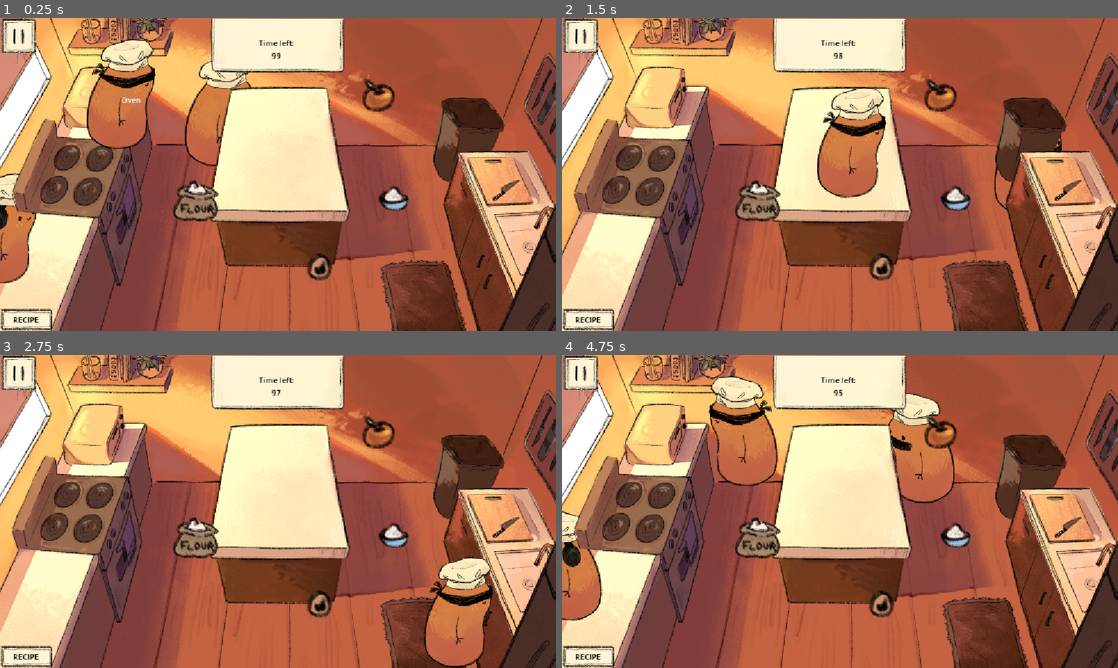
Above: before the commit, frames 1-4 (two rows, left to right).
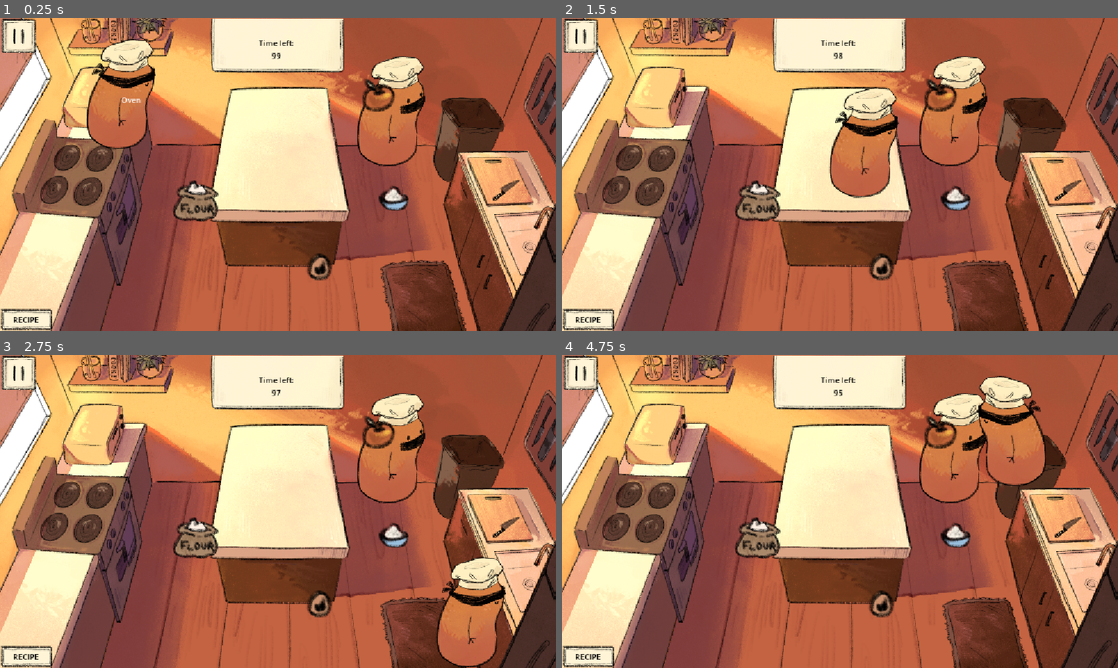
Above: after the commit, the same moments.

Repository: tszyana/SenselessChefs
Game: Godot game, scene res://scenes/kitchen.tscn
Two runs of this game, one before a commit and one after it. Both use one fixed random seed, a clock stepped at 60 frames per second and the inputs below. This scene is started directly instead of the project's main scene. The engine's default icon, where the game draws it, is replaced by a stand-in: a white triangle on a blue panel in a dark square.
Inputs:
- Up to frame 1 (0.25 s): no input
- Up to frame 2 (1.5 s): hold D (right) 0.53-1.28 s; tap 6 (happy) at 0.6 s; hold S (down) from 1.28 s (still down); tap E (interact) at 1.35 s
- Up to frame 3 (2.75 s): release S (down) at 2.03 s; hold D (right) from 2.03 s (still down); tap 7 (mad) at 2.1 s
- Up to frame 4 (4.75 s): release D (right) at 2.78 s; hold W (up) 2.78-3.53 s; tap 1 (num1) at 2.85 s; hold A (left) from 3.53 s (still down); tap 2 (num2) at 3.6 s; tap 3 (num3) at 4.35 s

The runs differ from the first frame. In frame 1, 5.3% of the frame differs, in the area x 0-77%, y 12-85%; in frame 2, 4.5%; in frame 3, 4.5%; in frame 4, 11%, in the area x 0-87%, y 6-85%.
Error in both runs: Out of bounds get index '1' (on base: 'Dictionary') (res://scripts/game_state.gd:49)

Commit message:
attempting to multiplayer auth

Diff:
--- a/scenes/kitchen.tscn
+++ b/scenes/kitchen.tscn
@@ -78,14 +78,6 @@
 scale = Vector2(0.6, 0.6)
 texture = ExtResource("4_bs8bs")
 
-[node name="Players#MutePlayer" parent="." unique_id=102776357 instance=ExtResource("1_01sk3")]
-unique_name_in_owner = true
-position = Vector2(811, 193)
-
-[node name="Players#DeafPlayer" parent="." unique_id=1982512972 instance=ExtResource("2_jtesv")]
-unique_name_in_owner = true
-position = Vector2(363, 436)
-
 [node name="TimerBox" type="TextureRect" parent="." unique_id=316662884]
 offset_left = 434.0
 offset_top = 3.0
@@ -403,7 +395,6 @@
 [node name="Players" type="Node2D" parent="." unique_id=1408460873]
 
 [node name="MutePlayer" parent="Players" unique_id=1737388892 instance=ExtResource("1_01sk3")]
-visible = false
 position = Vector2(811, 193)
 
 [node name="DeafPlayer" parent="Players" unique_id=2124090561 instance=ExtResource("2_jtesv")]
--- a/scripts/game_state.gd
+++ b/scripts/game_state.gd
@@ -54,8 +54,12 @@
 
 	elif myRole == Role.DEAF:
 		sprite = deaf
+		VoiceChat.sound_enabled = false
+
 		print("im deaf")
 
 	elif myRole == Role.MUTE:
 		sprite = mute
+		VoiceChat.mic_enabled = false
+
 		print("im mute")
--- a/scripts/kitchen.gd
+++ b/scripts/kitchen.gd
@@ -16,6 +16,21 @@
 		deaf,
 		mute
 	)
+
+	for player_id in GameState.player_order:
+		var role = GameState.player_states[player_id]["role"]
+
+		match role:
+			GameState.Role.BLIND:
+				blind.set_multiplayer_authority(player_id)
+
+			GameState.Role.DEAF:
+				deaf.set_multiplayer_authority(player_id)
+
+			GameState.Role.MUTE:
+				mute.set_multiplayer_authority(player_id)
+
+	mute.set_multiplayer_authority(3)
 
 # Called every frame. 'delta' is the elapsed time since the previous frame.
 func _process(_delta) -> void:
--- a/scripts/lobby.gd
+++ b/scripts/lobby.gd
@@ -103,9 +103,9 @@
 		print("Waiting for everyone to ready...")
 		return
 
-	if GameState.player_order.size() != 3:
-		print("3 Players needed")
-		return
+	#if GameState.player_order.size() != 3:
+		#print("3 Players needed")
+		#return
 
 	start_game.rpc()
 
--- a/scripts/player_blind.gd
+++ b/scripts/player_blind.gd
@@ -8,8 +8,11 @@
 var state = State.MOVE
 var carrying_item: bool = false
 var held_item: Pickable = null
+var user_id : int
 
 func _physics_process(delta: float) -> void:
+	if not is_multiplayer_authority():
+		return
 	process_movement()
 	update_action_sprite()
 	pickup_object()
@@ -82,4 +85,4 @@
 
 func _ready():
 	#$RecipeButton.hide()
-	pass
+	print("auth user id: ", get_multiplayer_authority())
--- a/scripts/player_deaf.gd
+++ b/scripts/player_deaf.gd
@@ -3,10 +3,11 @@
 
 func _ready():
 	# $RecipeButton.hide()
-	VoiceChat.sound_enabled = false
-	pass
+	print("auth user id: ", get_multiplayer_authority())
 
 
 func _physics_process(delta: float) -> void:
+	if not is_multiplayer_authority():
+		return
 	process_movement()
 	move_and_slide()
--- a/scripts/player_mute.gd
+++ b/scripts/player_mute.gd
@@ -5,11 +5,12 @@
 var state = State.NEUTRAL
 
 func _ready():
-	VoiceChat.mic_enabled = false
 	# $RecipeButton.show()
-	pass
+	print("auth user id: ", get_multiplayer_authority())
 
 func _physics_process(delta: float) -> void:
+	if not is_multiplayer_authority():
+		return
 	process_movement()
 	move_and_slide()
 	update_gesture_sprite()
--- a/scripts/voice_chat.gd
+++ b/scripts/voice_chat.gd
@@ -57,6 +57,7 @@
 
 	if not sound_enabled:
 		return
+
 	var available := playback_playback.get_frames_available()
 
 	#if Engine.get_process_frames() % 60 == 0:
